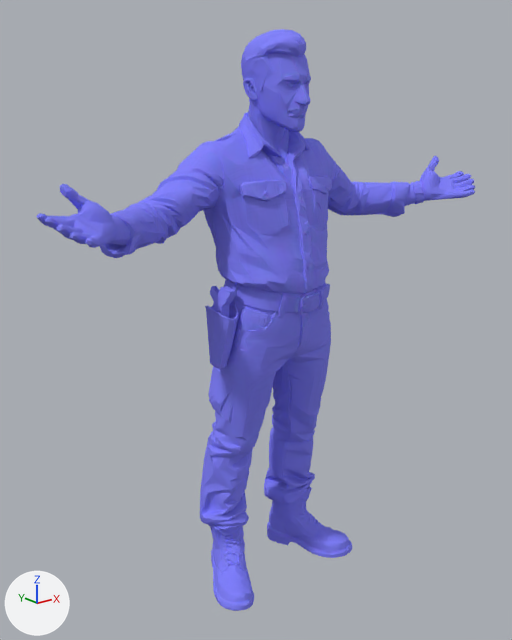
Two versions of the glTF model public/models/hollis.glb, one commit apart.
Camera for both pictures: a 50 mm camera at (-1.418, -1.667, 1.614) aimed at (-0.046, 0.048, 0.928). Arrows for +X, +Y and +Z are at lower left; the lights stay in place. The picture after the commit comes second. Where no turn or scale is listed for an object, it has been applied to the vertices.

Objects in the first picture: 'char1'.
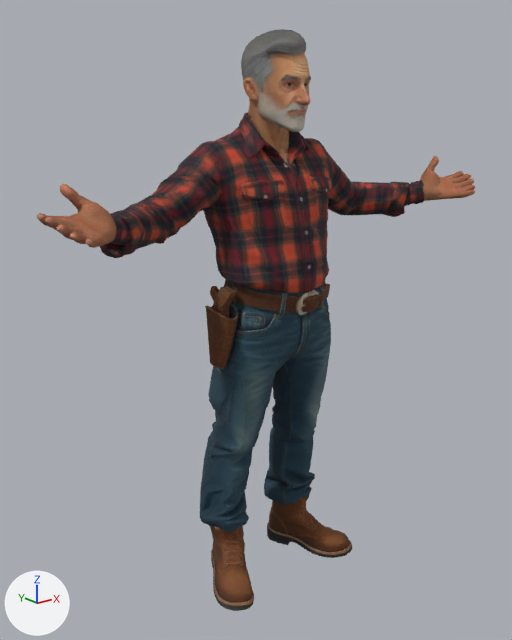
What differs and where, as boxes (x1, y1, x2, y2) in the pictures (512 x 640 px):
'char1', surface changed (darker): (37, 29, 475, 611) in both

Edits to the bpy script that builds the scene:
```text
Change img_image_0:
    img_image_0: load_image('Image_0', '_unpacked/Image_0', 1024, 1024, 'sRGB') -> load_image('Image_0', '_unpacked/Image_0', 1024, 1024, 'Non-Color')
Add img_image_1:
    img_image_1 = load_image('Image_1', '_unpacked/Image_1', 1024, 1024, 'sRGB')
Change mat_material_0:
    where n2 = _N.new('ShaderNodeTexImage'); n2.name = 'Image Texture'
    n2.image: img_image_0 -> img_image_1
    add n3 = _N.new('ShaderNodeNormalMap'); n3.name = 'Normal Map'
    add n3.uv_map = 'UVMap'
    add n4 = _N.new('ShaderNodeTexImage'); n4.name = 'Image Texture.001'
    add n4.image = img_image_0
    where n0 = _N.new('ShaderNodeBsdfPrincipled'); n0.name = 'Principled BSDF'
    add _L.new(n3.outputs[0], n0.inputs[5])  # 'Normal' to 'Normal'
    add _L.new(n4.outputs[0], n3.inputs[1])  # 'Color' to 'Color'
```
